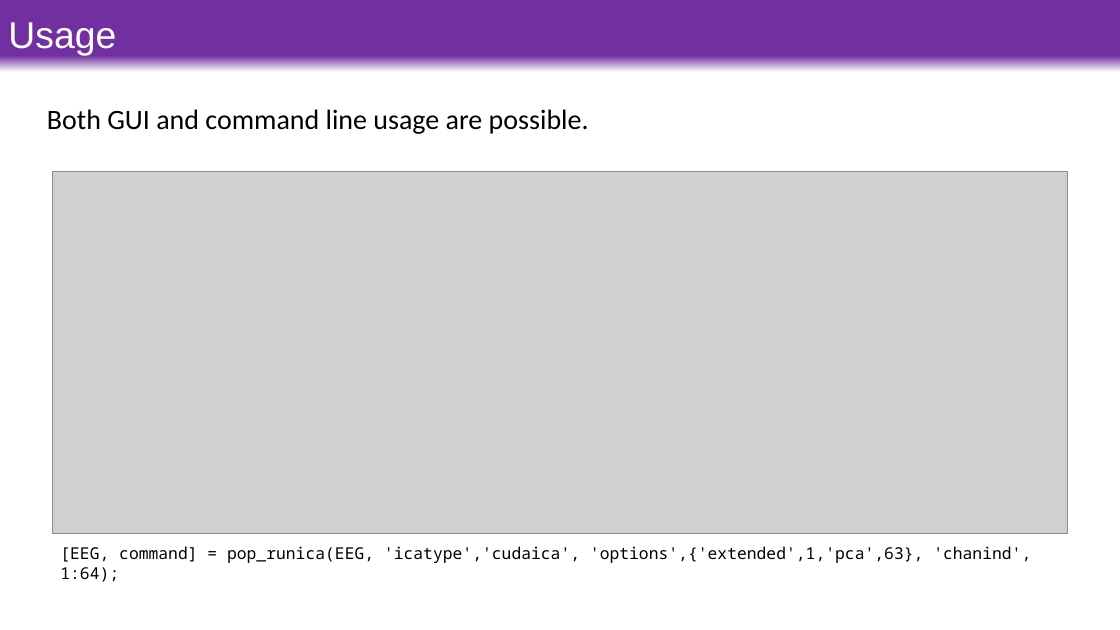
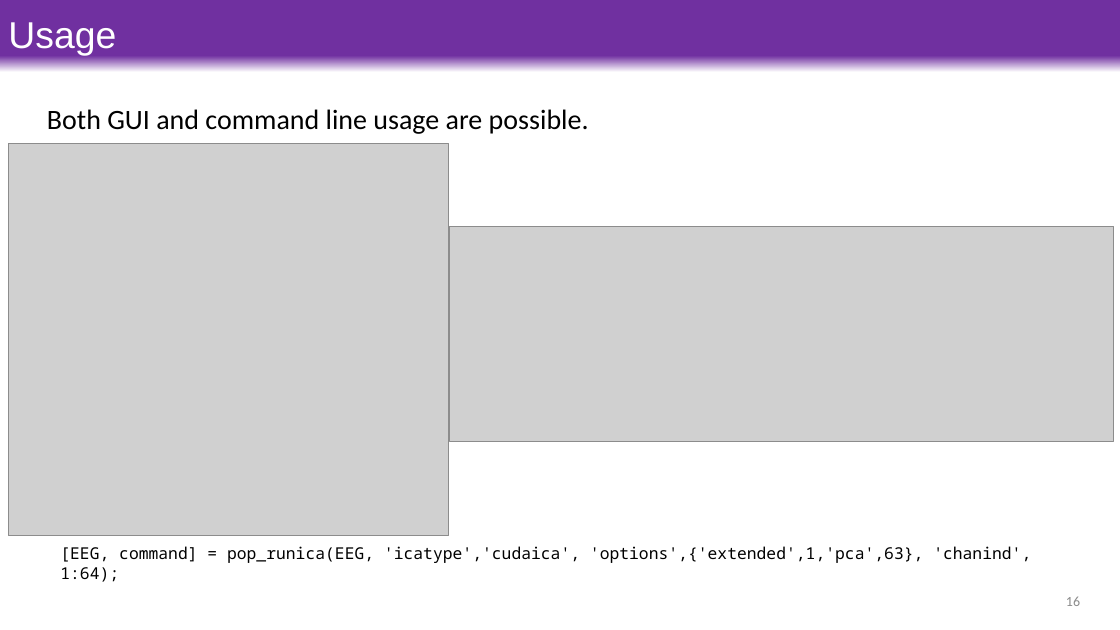
Before and after one commit to CloudyDory/cudaica_win, a slide deck: slide 16 of 2022-04-23 CUDAICA on Windows.pptx. Drawn at 1120x630 pixels with LibreOffice and Linux fonts; fonts in the diff are those of the drawing; grey boxes stand for pictures. Boxes give left, top, right and bottom in pixels: in the first picture for what was removed or moved away, otherwise in the second. Text is boxed around its words. In the diff, an @@ line names an element or a change of style, - is before the commit and + after.

```diff
--- a/2022-04-23 CUDAICA on Windows.pptx
+++ b/2022-04-23 CUDAICA on Windows.pptx
@@ picture added at box(8, 144, 450, 536) @@
@@ picture removed at box(52, 171, 1068, 534) @@
@@ picture added at box(450, 226, 1114, 441) @@
@@ page number added at box(1066, 596, 1080, 606), 12 pt, text #8C8C8C @@
+16
```
Also in this commit, not shown: 17 other slides changed.
